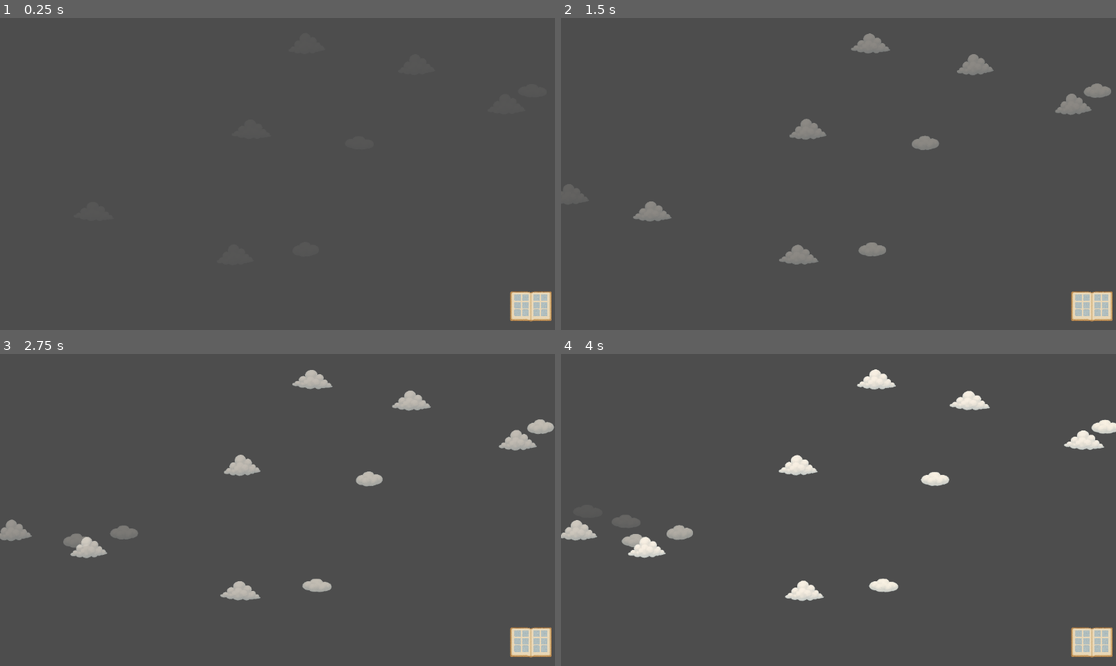
Above: before the commit, frames 1-4 (two rows, left to right).
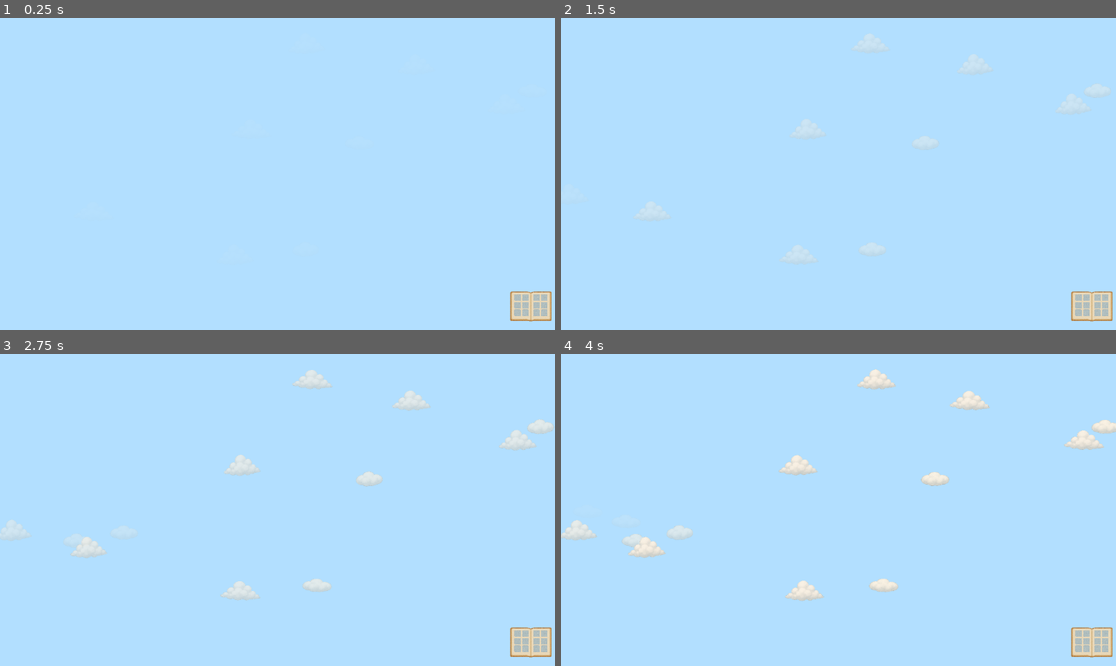
Above: after the commit, the same moments.

Repository: misterbamboo/ld-58
Game: Godot game, scene res://MainScene.tscn
Same seed, same stepped clock (60 frames per second), same inputs: the game is played once before the commit and once after it.
Inputs (mouse positions are in pixels of both pictures, inside the frame that each line leads up to):
- Up to frame 1 (0.25 s): no input
- Up to frame 2 (1.5 s): tap Enter at 0.5 s; move the mouse to (960, 158) at 0.52 s; click (960, 158) at 0.67 s; move the mouse to (727, 189) at 1.27 s; click (727, 189) at 1.42 s
- Up to frame 3 (2.75 s): move the mouse to (333, 441) at 2.02 s; click (333, 441) at 2.17 s
- Up to frame 4 (4 s): move the mouse to (810, 572) at 2.77 s; click (810, 572) at 2.92 s; move the mouse to (1005, 556) at 3.52 s; click (1005, 556) at 3.67 s

The runs differ from the first frame. In frame 1, 99% of the frame differs, in the area x 0-100%, y 0-100%; in frame 2, 99%; in frame 3, 99%; in frame 4, 97%.

Commit message:
style: Change background skybox

Diff:
--- a/src/game/florence-memories/project.godot
+++ b/src/game/florence-memories/project.godot
@@ -28,3 +28,4 @@
 
 renderer/rendering_method="gl_compatibility"
 renderer/rendering_method.mobile="gl_compatibility"
+environment/defaults/default_clear_color=Color(0.6979053, 0.8744933, 1, 1)
